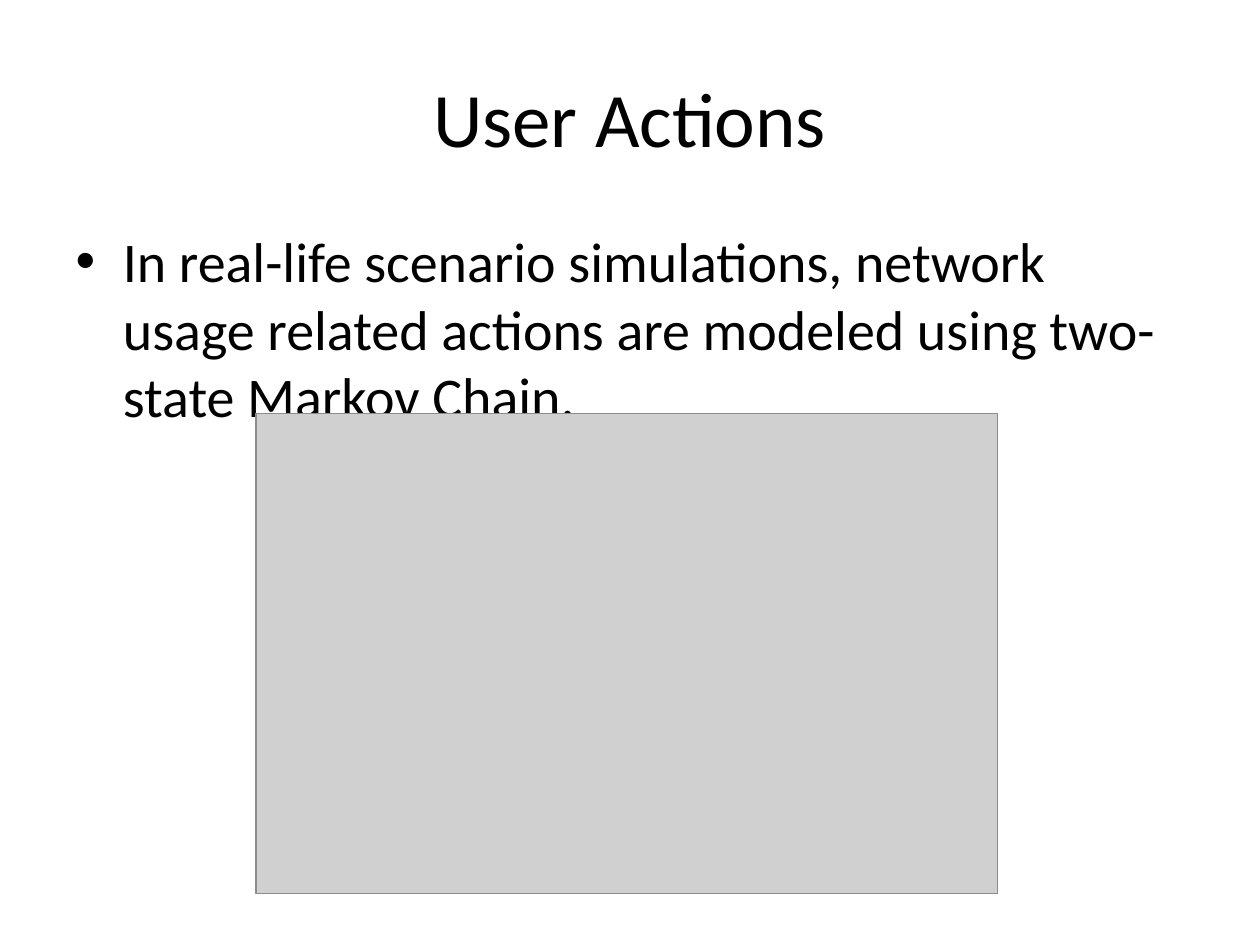
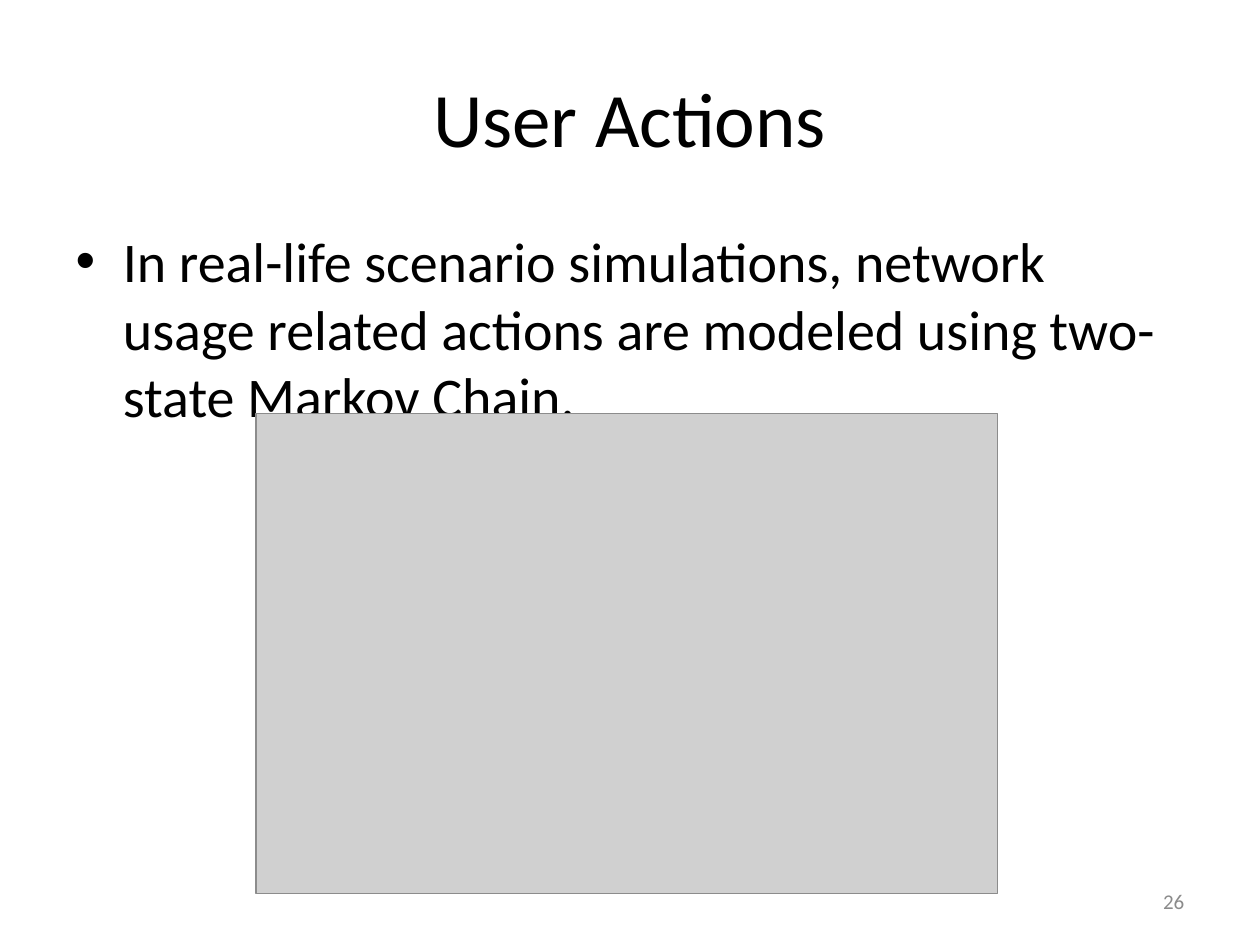
Before and after one commit to canleloglu/worddoc, a slide deck: slide 26 of sunum18Jan.pptx (slide 24 before the commit). Drawn at 1260x945 pixels with LibreOffice and Linux fonts; fonts in the diff are those of the drawing; grey boxes stand for pictures. Boxes give left, top, right and bottom in pixels: in the first picture for what was removed or moved away, otherwise in the second. Text is boxed around its words. In the diff, an @@ line names an element or a change of style, - is before the commit and + after.

```diff
--- a/sunum18Jan.pptx
+++ b/sunum18Jan.pptx
@@ page number added at (x1=1163, y1=895, x2=1184, y2=909), 12 pt, text #8C8C8C @@
+26
```
Also in this commit, not shown: 33 other slides changed, 3 slides added, 12 other files.
